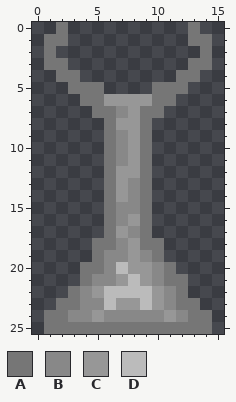
Pixel-art sprite, stored at Items/Placeable/GemHolder.png. Above is the file before it was changed.
The file is 16x32 pixels. The old version is drawn lined up with the new one, on the new canvas.
Palette (. is transparent): A #767676  B #888888  C #979797  D #bbbbbb
Pixels before, first column x 1:
 0 .A..........A.
 1 AA..........AA
 2 A............A
 3 AA..........AA
 4 .AA........AA.
 5 ..AAA....AAA..
 6 ...AACCCCAA...
 7 ....AABCAA....
 8 .....ACCA.....
 9 .....ABCA.....
10 .....ABCA.....
11 .....ABCA.....
12 .....ACCA.....
13 .....ACBA.....
14 .....ACBA.....
15 .....ABBA.....
16 .....ABCA.....
17 .....ACBA.....
18 ....AABCAA....
19 ....ABBCBA....
20 ...AABDCCBA...
21 ...ABBCDCBAA..
22 ..ABCDDDDCBA..
23 .AABBDCCDCBAA.
24 AABBCBBBBBCBAA
25 AAAAAAAAAAAAAA
And afterwards:
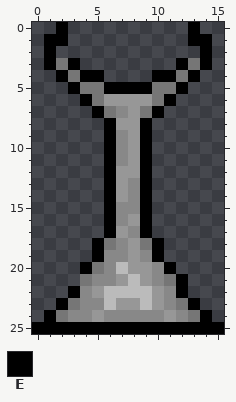
Colours new in this view: E #000000
What changed:
canvas 16x32 -> 16x26, the old top-left corner now at 0,-6 (the part of the old canvas that was cut away was empty and is not shown)
y 0: x 2 A -> E; x 13 A -> E
y 1: x 1..2 AA -> EE; x 13..14 AA -> EE
y 2: x 1 A -> E; x 14 A -> E
y 3: x 1 A -> E; x 3 . -> E; x 12 . -> E; x 14 A -> E
y 4: x 2 A -> E; x 4..5 .. -> EE; x 10..11 .. -> EE; x 13 A -> E
y 5: x 3 A -> E; x 6..9 .... -> EEEE; x 12 A -> E
y 6: x 4 A -> E; x 11 A -> E
y 7: x 5 A -> E; x 10 A -> E
y 8..17: x 6 A -> E; x 9 A -> E
y 18..19: x 5 A -> E; x 10 A -> E
y 20: x 4 A -> E; x 11 A -> E
y 21: x 12 A -> E
y 22: x 3 A -> E; x 12 A -> E
y 23: x 2 A -> E; x 13 A -> E
y 24: x 1 A -> E; x 14 A -> E
y 25: x 0..15 .AAAAAAAAAAAAAA. -> EEEEEEEEEEEEEEEE
Where, in picture pixels (left, top, right, bottom), the same in both pictures:
changed: (32, 22, 224, 334)
